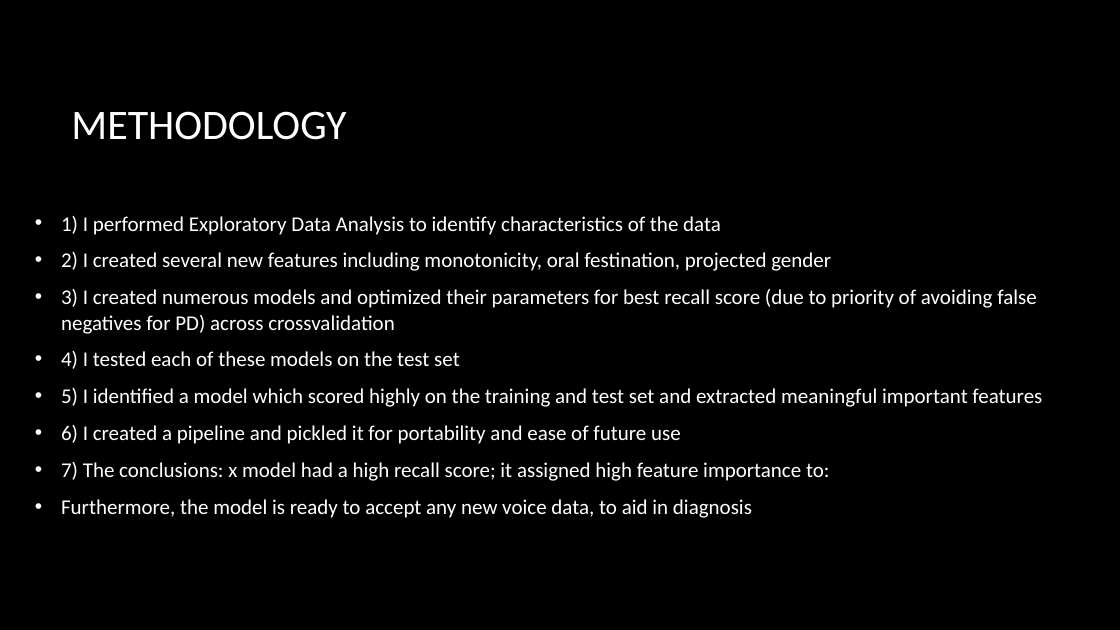
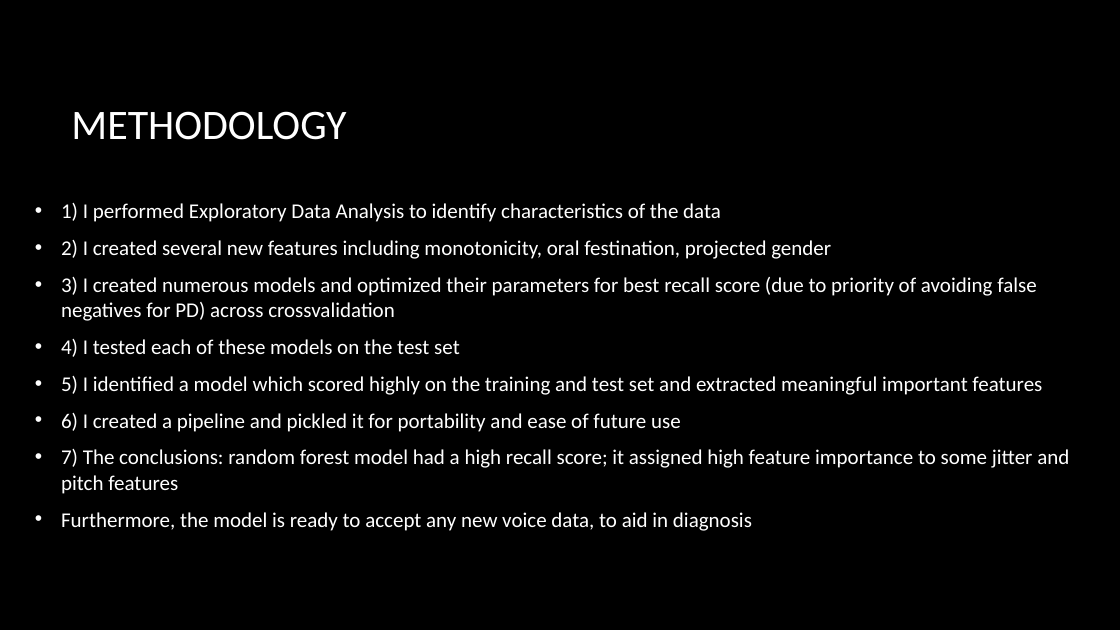
Before and after one commit to ericthansen/dsc-phase-3-project-work, a slide deck: slide 3 of Project 3_EH.pptx. Drawn at 1120x630 pixels with LibreOffice and Linux fonts; fonts in the diff are those of the drawing; background and template pictures are left out. Boxes give left, top, right and bottom in pixels: in the first picture for what was removed or moved away, otherwise in the second. Text is boxed around its words. In the diff, an @@ line names an element or a change of style, - is before the commit and + after.

```diff
--- a/Project 3_EH.pptx
+++ b/Project 3_EH.pptx
@@ text at (x1=61, y1=449, x2=1069, y2=494): text changed @@
-• 7) The conclusions: x model had a high recall score; it assigned high feature importance to:
+• 7) The conclusions: random forest model had a high recall score; it assigned high feature importance to some jitter and pitch features
```
Also in this commit, not shown: 1 other slide changed, 1 other file.
